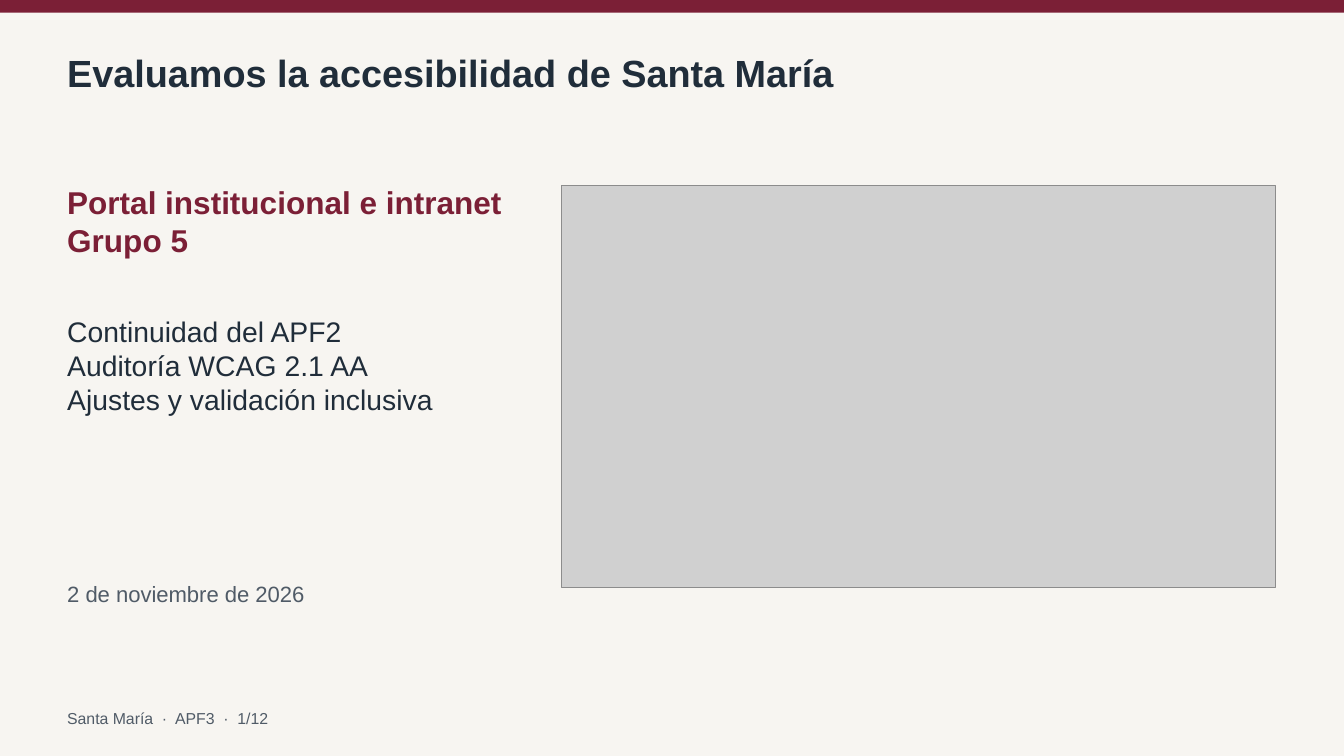
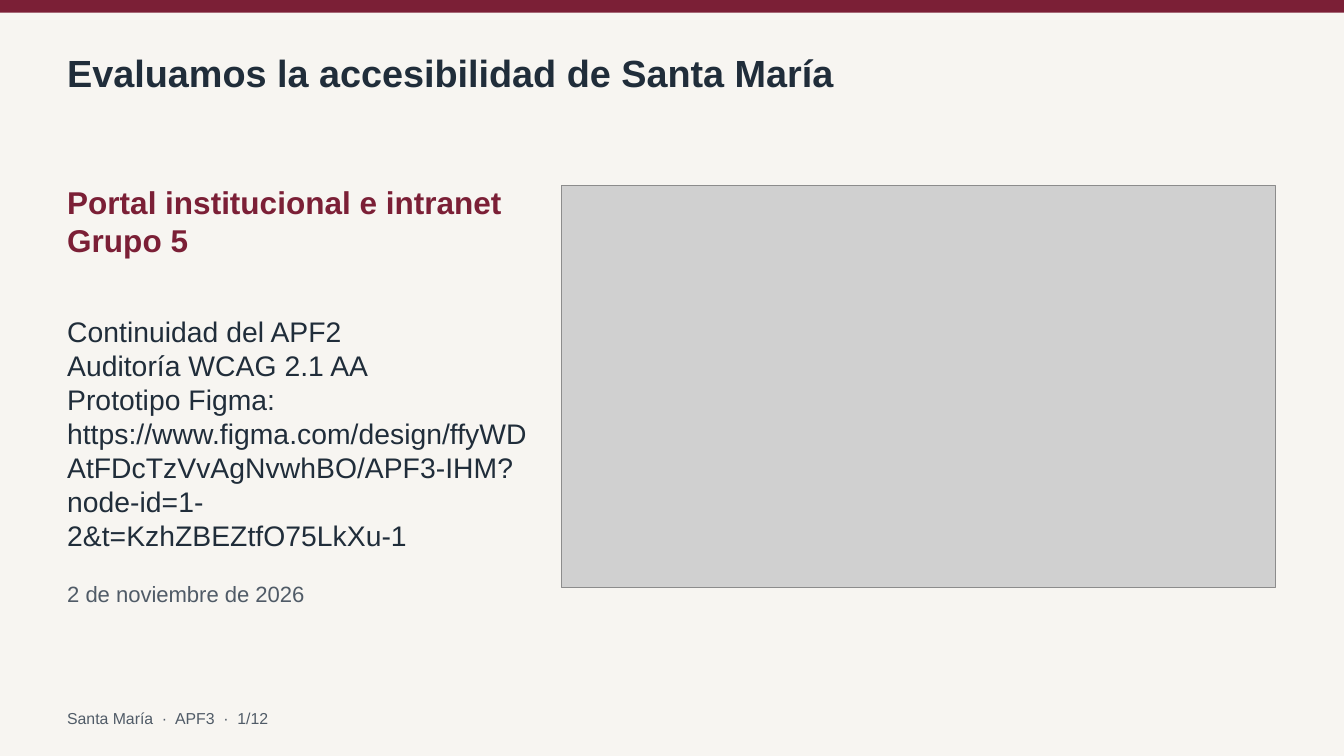
Before and after one commit to BruGeth/IHM_Colegio_Santa_Maria_Reyna_Angeles, a slide deck: slide 1 of avance informe 3/APF3_Grupo5_SantaMaria.pptx. Drawn at 1344x756 pixels with LibreOffice and Linux fonts; fonts in the diff are those of the drawing; grey boxes stand for pictures. Boxes give left, top, right and bottom in pixels: in the first picture for what was removed or moved away, otherwise in the second. Text is boxed around its words. In the diff, an @@ line names an element or a change of style, - is before the commit and + after.

Commit message:
feat(apf3): culminar informe tecnico, presentacion ejecutiva, matriz wcag y prototipo figma para entrega final

```diff
--- a/avance informe 3/APF3_Grupo5_SantaMaria.pptx
+++ b/avance informe 3/APF3_Grupo5_SantaMaria.pptx
@@ text at (67, 389, 526, 547): text changed @@
-Ajustes y validación inclusiva
+Prototipo Figma: https://www.figma.com/design/ffyWDAtFDcTzVvAgNvwhBO/APF3-IHM?node-id=1-2&t=KzhZBEZtfO75LkXu-1
```
Also in this commit, not shown: 3 other slides changed, 6 other files.
